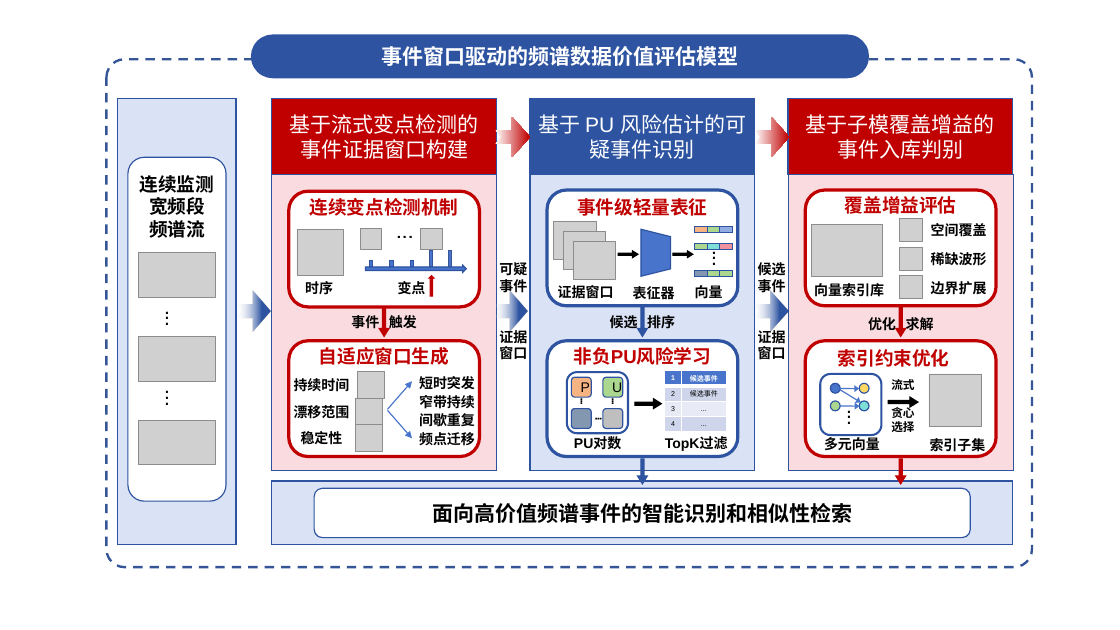
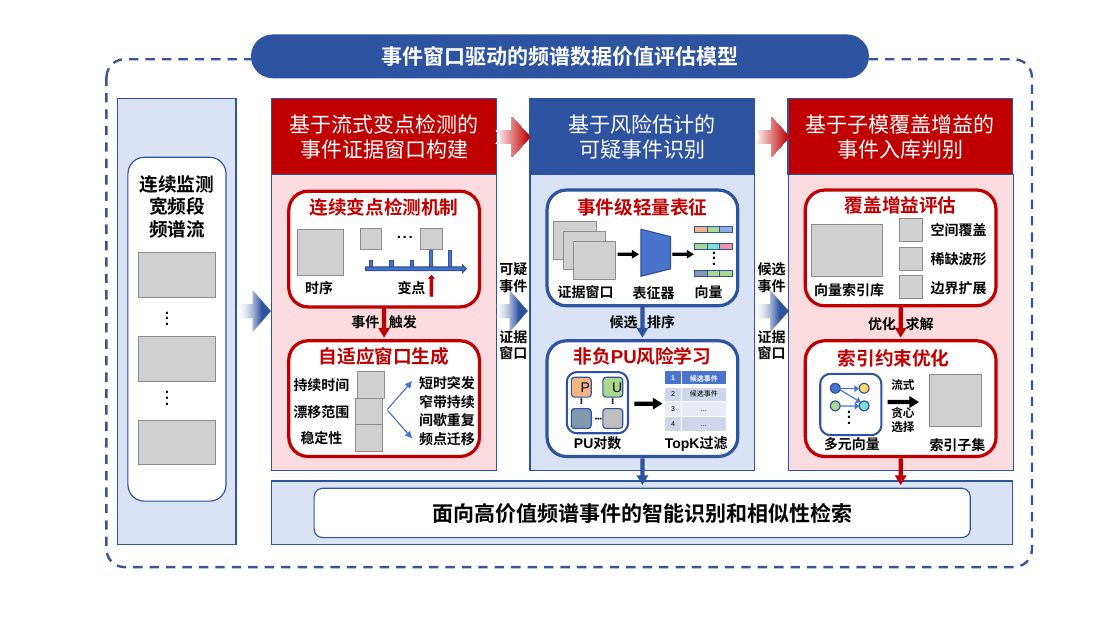
Before and after one commit to yeshu8zpf/NSFC_MCI, a slide deck: slide 1 of 军民融合/ppt/2A.pptx. Drawn at 1120x630 pixels with LibreOffice and Linux fonts; fonts in the diff are those of the drawing; grey boxes stand for pictures. Boxes give left, top, right and bottom in pixels: in the first picture for what was removed or moved away, otherwise in the second. Text is boxed around its words. In the diff, an @@ line names an element or a change of style, - is before the commit and + after.

```diff
--- a/军民融合/ppt/2A.pptx
+++ b/军民融合/ppt/2A.pptx
@@ text in rectangle at (569,114,716,159): text changed @@
-基于 PU 风险估计的可疑事件识别
+基于风险估计的
+可疑事件识别
```
Also in this commit, not shown: 1 other file.
